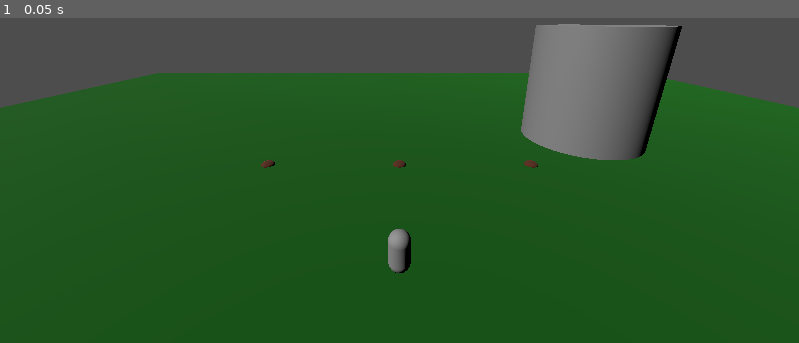
Above: before the commit, frame 1.
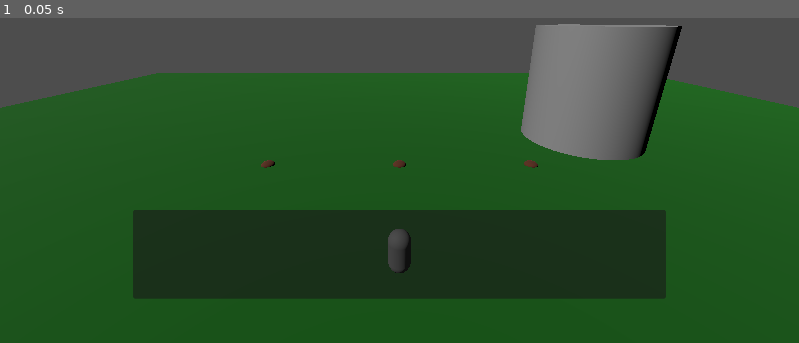
Above: after the commit, the same moment.

Repository: KevinTran83/C4F_Farmer_OnlineSat100
Game: Godot game, scene res://C4F_Farmer/Nodes/Main.tscn
The game is run twice, just before and just after one commit, with the same random seed, the same clock (stepped at 60 frames per second) and the same inputs.
Inputs:
- Up to frame 1 (0.05 s): no input

The runs differ from the first frame. In frame 1, 18% of the frame differs, in the area x 16-84%, y 59-87%.

Commit message:
Week 7

Diff:
--- a/C4F_Farmer/Items/Carrot.tres
+++ b/C4F_Farmer/Items/Carrot.tres
@@ -1,7 +1,9 @@
-[gd_resource type="Resource" script_class="Item" load_steps=2 format=3 uid="uid://btrhiyum38m4t"]
+[gd_resource type="Resource" script_class="Item" load_steps=3 format=3 uid="uid://btrhiyum38m4t"]
 
 [ext_resource type="Script" path="res://C4F_Farmer/Scripts/Item.gd" id="1_fhgn2"]
+[ext_resource type="Texture2D" uid="uid://dukf56a2ut00r" path="res://C4F_Farmer/Sprites/carrot-100x100.png" id="1_hdxd5"]
 
 [resource]
 script = ExtResource("1_fhgn2")
 itemName = "Carrot"
+icon = ExtResource("1_hdxd5")
--- a/C4F_Farmer/Items/Potato.tres
+++ b/C4F_Farmer/Items/Potato.tres
@@ -1,7 +1,9 @@
-[gd_resource type="Resource" script_class="Item" load_steps=2 format=3 uid="uid://cnwk2r0cts5gd"]
+[gd_resource type="Resource" script_class="Item" load_steps=3 format=3 uid="uid://cnwk2r0cts5gd"]
 
 [ext_resource type="Script" path="res://C4F_Farmer/Scripts/Item.gd" id="1_6cvpo"]
+[ext_resource type="Texture2D" uid="uid://ca8ymolbj46jr" path="res://C4F_Farmer/Sprites/Potato-100x100.png" id="1_kf2hp"]
 
 [resource]
 script = ExtResource("1_6cvpo")
 itemName = "Potato"
+icon = ExtResource("1_kf2hp")
--- a/C4F_Farmer/Nodes/Main.tscn
+++ b/C4F_Farmer/Nodes/Main.tscn
@@ -10,6 +10,7 @@
 [ext_resource type="PackedScene" uid="uid://fj2qmrrx5dtq" path="res://C4F_Farmer/Nodes/CarrotPlant.tscn" id="5_6qlos"]
 [ext_resource type="Resource" uid="uid://cnwk2r0cts5gd" path="res://C4F_Farmer/Items/Potato.tres" id="5_b5fa0"]
 [ext_resource type="Script" path="res://C4F_Farmer/Scripts/Farm.gd" id="6_jkqwl"]
+[ext_resource type="Script" path="res://C4F_Farmer/Scripts/InventoryHUD.gd" id="11_yqvyn"]
 
 [sub_resource type="BoxMesh" id="BoxMesh_rxdnr"]
 size = Vector3(10, 1, 10)
@@ -109,15 +110,30 @@
 [node name="CarrotPlant2" parent="Level" instance=ExtResource("5_6qlos")]
 transform = Transform3D(1, 0, 0, 0, 1, 0, 0, 0, 1, 0, 0, -1)
 
-[node name="Control" type="Control" parent="."]
+[node name="InventoryHUD" type="Control" parent="."]
 layout_mode = 3
 anchors_preset = 15
 anchor_right = 1.0
 anchor_bottom = 1.0
 grow_horizontal = 2
 grow_vertical = 2
+mouse_filter = 1
+script = ExtResource("11_yqvyn")
 
-[node name="HBoxContainer" type="HBoxContainer" parent="Control"]
-layout_mode = 0
-offset_right = 40.0
-offset_bottom = 40.0
+[node name="ItemList" type="ItemList" parent="InventoryHUD"]
+layout_mode = 1
+anchors_preset = -1
+anchor_left = 0.5
+anchor_top = 1.0
+anchor_right = 0.5
+anchor_bottom = 1.0
+offset_left = -384.0
+offset_top = -192.0
+offset_right = 384.0
+offset_bottom = -64.0
+grow_horizontal = 2
+grow_vertical = 0
+max_columns = 0
+
+[connection signal="onItemAdd" from="Level/Player/Inventory" to="InventoryHUD" method="UpdateItem"]
+[connection signal="onItemUse" from="Level/Player/Inventory" to="InventoryHUD" method="UpdateItem"]
--- a/C4F_Farmer/Scripts/Inventory.gd
+++ b/C4F_Farmer/Scripts/Inventory.gd
@@ -6,23 +6,35 @@
 
 var selectedIndex : int
 
+signal onItemAdd(itemNo : int, item : Item, noItems : int)
+signal onItemUse(itemNo : int, item : Item, noItems : int)
+
 func _ready() -> void : selectedIndex = 0
 
 func UseItem() -> Item:
-    if selectedIndex < 0 :                return null
-    if selectedIndex > inventory.size() : return null
+    if selectedIndex < 0 :                 return null
+    if selectedIndex >= inventory.size() : return null
 
     var key : Item = keys[selectedIndex]
 
     if inventory[key] <= 0 : return null
 
     inventory[key] -= 1
-    print("Items left : " + str(inventory[key]))
+    onItemUse.emit(selectedIndex, key, inventory[key])
 
     return key
 
 func AddItem(item : Item) -> void:
-    if not keys.has(item) : keys.append(item)
+    var itemNo : int = 0
+    if not keys.has(item) :
+        keys.append(item)
+        itemNo = keys.size() - 1
+    else : itemNo = keys.find(item)
 
     if not inventory.has(item): inventory[item] = 0
     inventory[item] += 1
+
+    onItemAdd.emit(itemNo, item, inventory[item])
+
+func SelectItem(index : int) -> void:
+    selectedIndex = clamp(index, 0, keys.size() - 1)
--- /dev/null
+++ b/C4F_Farmer/Scripts/InventoryHUD.gd
@@ -0,0 +1,10 @@
+extends Control
+
+@onready var itemList : ItemList = get_node("ItemList")
+
+func UpdateItem(itemNo : int, item : Item, noItems : int) -> void:
+    if itemNo < 0 or itemNo >= itemList.get_item_count():
+        itemList.add_item(str(noItems), item.icon, true)
+        return
+
+    itemList.set_item_text(itemNo, str(noItems))
--- a/C4F_Farmer/Scripts/Item.gd
+++ b/C4F_Farmer/Scripts/Item.gd
@@ -2,3 +2,4 @@
 extends Resource
 
 @export var itemName : String
+@export var icon     : Texture2D
--- a/C4F_Farmer/Scripts/RTSController.gd
+++ b/C4F_Farmer/Scripts/RTSController.gd
@@ -6,6 +6,8 @@
 @export  var camera   : Camera3D
 @onready var player   : CharacterBody3D = get_parent()
 @onready var inventory : Inventory = get_parent().get_node("Inventory")
+
+signal onNumberKeyPressed(no : int)
 
 func _ready() -> void:
     agent = NavigationAgent3D.new()
@@ -17,7 +19,7 @@
             var dir     : Vector3 = (nextPos - player.get_global_position()).normalized()
             movement.Move(dir)
 
-func _input(event : InputEvent) -> void:
+func _unhandled_input(event : InputEvent) -> void:
     if (event is InputEventMouseButton and event.is_pressed()):
         if(event.get_button_index() == MOUSE_BUTTON_RIGHT):
             var query : Dictionary = mouseRaycast()
@@ -30,6 +32,10 @@
                 if   plant.is_in_group("Plant") : farm.Harvest(plant)
                 elif plant.is_in_group("Seed")  : inventory.AddItem(plant.GetItem())
                 else                            : farm.Plant(query.position)
+
+    if (event is InputEventKey and event.is_pressed()):
+        inventory.SelectItem(event.keycode - KEY_0 - 1) # @todo Delete
+        onNumberKeyPressed.emit(event.keycode - KEY_0 - 1)
 
 func mouseRaycast() -> Dictionary:
     if !camera : return {}
Not shown: 1 places in C4F_Farmer/Nodes/Main.tscn that only renumber resources
